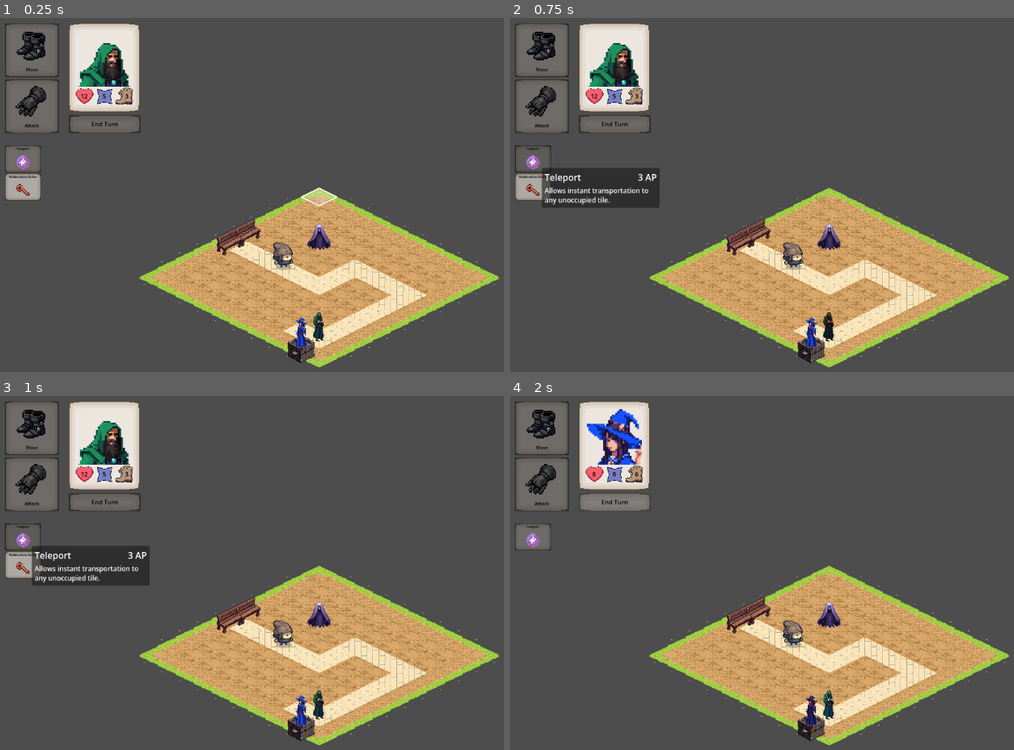
Above: before the commit, frames 1-4 (two rows, left to right).
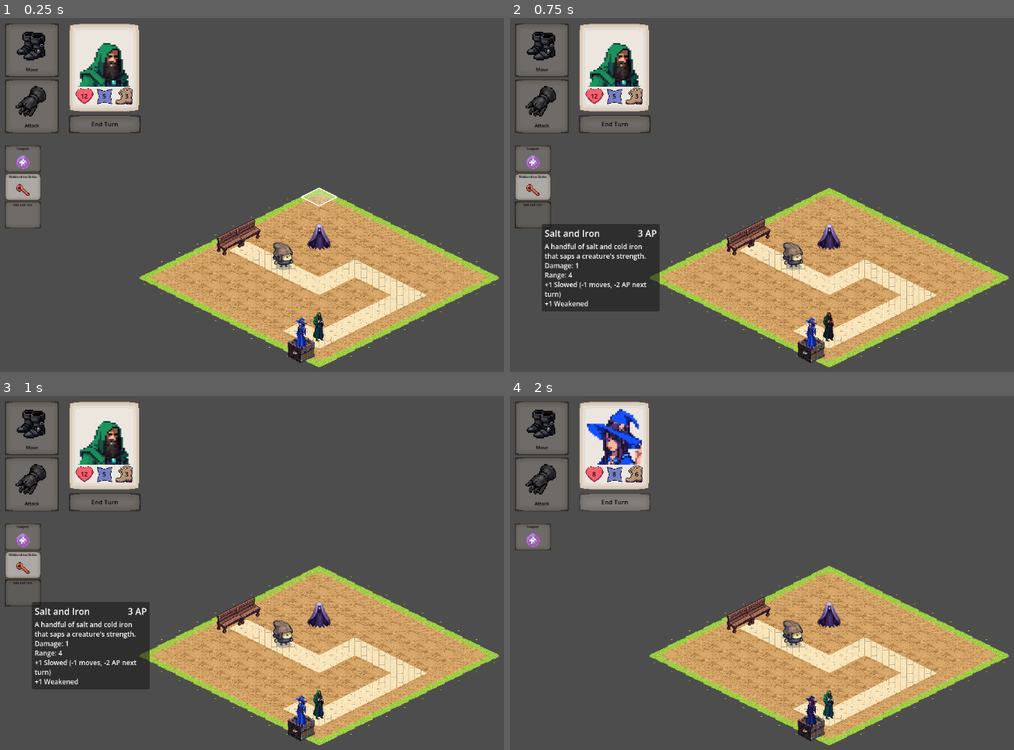
Above: after the commit, the same moments.

Repository: thesackofeyes/Spooks
Game: Godot game, scene res://Scenes/main.tscn
Same seed, same stepped clock (60 frames per second), same inputs: the game is played once before the commit and once after it.
Inputs:
- Up to frame 1 (0.25 s): no input
- Up to frame 2 (0.75 s): click "Teleport" (after the commit: "Salt and Iron") at 0.5 s
- Up to frame 3 (1 s): no input
- Up to frame 4 (2 s): click "End Turn" at 1.25 s

The runs differ from the first frame. In frame 1, 0.5% of the frame differs, in the area x 0-9%, y 51-60%; in frame 2, 7.8%, in the area x 0-30%, y 42-83%; in frame 3, 7.8%; in frame 4, nothing differs.

Commit message:
Implement salt and iron ability, including slow and weakened states

Diff:
--- /dev/null
+++ b/Abilities/salt_and_iron.tres
@@ -0,0 +1,15 @@
+[gd_resource type="Resource" script_class="Ability" format=3]
+
+[ext_resource type="Script" uid="uid://bp34lrn2n88r5" path="res://Scripts/ability.gd" id="1_ability"]
+[ext_resource type="Script" path="res://Scripts/Abilities/salt_and_iron.gd" id="2_effect"]
+
+[resource]
+script = ExtResource("1_ability")
+ability_script = ExtResource("2_effect")
+name = "Salt and Iron"
+icon_x = 2
+description = "A handful of salt and cold iron that saps a creature's strength."
+ability_range = 4
+damage = 1
+cost = 3
+compatible_subclasses = Array[String](["All"])
--- a/Scripts/Abilities/attack_effect.gd
+++ b/Scripts/Abilities/attack_effect.gd
@@ -8,8 +8,13 @@
 func get_range() -> int:
 	return ability.ability_range + caster.get_range_bonus()
 
-func get_damage() -> int:
-	return ability.damage + caster.get_damage_bonus()
+# Base damage plus the caster's strength bonus, plus the target's Weakened stacks when
+# there is a target. Tooltips call this without one, so they show the unmodified damage
+func get_damage(target_unit: Unit = null) -> int:
+	var damage = ability.damage + caster.get_damage_bonus()
+	if target_unit != null:
+		damage += target_unit.weakened_stacks
+	return damage
 
 func get_tooltip_body() -> String:
 	return "Damage: " + str(get_damage()) + "\nRange: " + str(get_range())
@@ -36,5 +41,6 @@
 	return ""
 
 func execute(target: Vector2i) -> void:
-	combat.get_unit_at_cell(target).process_damage(get_damage(), caster)
+	var target_unit = combat.get_unit_at_cell(target)
+	target_unit.process_damage(get_damage(target_unit), caster)
 	caster.has_attacked = true
--- /dev/null
+++ b/Scripts/Abilities/salt_and_iron.gd
@@ -0,0 +1,17 @@
+# Ranged token-damage attack that adds a stack of Slowed (fewer moves and less AP next turn)
+# and a stack of Weakened (more damage taken for the rest of the fight).
+# Doesn't use up the caster's basic attack
+extends "res://Scripts/Abilities/attack_effect.gd"
+
+func get_tooltip_body() -> String:
+	return ability.description + "\nDamage: " + str(get_damage()) + "\nRange: " + str(get_range()) \
+		+ "\n+1 Slowed (-%d moves, -%d AP next turn)\n+1 Weakened" % [Unit.SLOWED_MOVE_PENALTY, Unit.SLOWED_AP_PENALTY]
+
+func execute(target: Vector2i) -> void:
+	var target_unit = combat.get_unit_at_cell(target)
+	# Damage before stacking, so this hit isn't boosted by its own Weakened
+	target_unit.process_damage(get_damage(target_unit), caster)
+	if target_unit.is_defeated():
+		return
+	target_unit.slowed_stacks += 1
+	target_unit.weakened_stacks += 1
--- a/Scripts/Abilities/widdershins_strike.gd
+++ b/Scripts/Abilities/widdershins_strike.gd
@@ -56,4 +56,5 @@
 	var route = get_route(target).slice(1)
 	var tween = combat.tween_along_path(caster, route, get_step_duration(), -1, -0.5, Tween.TRANS_LINEAR)
 	await tween.finished
-	combat.get_unit_at_cell(target).process_damage(get_damage(), caster)
+	var target_unit = combat.get_unit_at_cell(target)
+	target_unit.process_damage(get_damage(target_unit), caster)
--- a/Scripts/combat.gd
+++ b/Scripts/combat.gd
@@ -138,8 +138,15 @@
 
 func show_unit_info(unit) -> void:
 	var unit_bodyA = "HP: %d/%d" % [unit.current_hp, unit.data.base_hp]
-	var unit_bodyB = "%s" % [unit.data.flavour_text]
-	TooltipManager.show_tooltip(unit.get_display_name(), unit_bodyA, unit_bodyB)
+	var lines = []
+	if unit.weakened_stacks > 0:
+		lines.append("Weakened x%d: takes +%d damage" % [unit.weakened_stacks, unit.weakened_stacks])
+	if unit.slowed_stacks > 0:
+		lines.append("Slowed x%d: -%d moves, -%d AP next turn" % [unit.slowed_stacks,
+			unit.slowed_stacks * Unit.SLOWED_MOVE_PENALTY, unit.slowed_stacks * Unit.SLOWED_AP_PENALTY])
+	if unit.data.flavour_text != "":
+		lines.append(unit.data.flavour_text)
+	TooltipManager.show_tooltip(unit.get_display_name(), unit_bodyA, "\n".join(lines))
 
 # Colours the hover tile and preview from the selected action:
 # its own colour when the hovered target is valid, red when it isn't
--- a/Scripts/unit.gd
+++ b/Scripts/unit.gd
@@ -4,6 +4,10 @@
 @export var data: UnitData
 
 const DEFEATED_MODULATE := Color(0.4, 0.4, 0.4, 0.6)
+
+# Taken off the unit's next turn per stack of Slowed
+const SLOWED_MOVE_PENALTY := 1
+const SLOWED_AP_PENALTY := 2
 
 signal stats_changed(unit)
 signal defeated(unit, attacker)
@@ -29,6 +33,16 @@
 var has_attacked: bool = false:
 	set(value):
 		has_attacked = value
+		stats_changed.emit(self)
+# Each stack adds 1 to the damage this unit takes. Lasts the rest of the fight
+var weakened_stacks: int = 0:
+	set(value):
+		weakened_stacks = value
+		stats_changed.emit(self)
+# Each stack reduces moves and AP gain on this unit's next turn. All stacks clear when that turn starts
+var slowed_stacks: int = 0:
+	set(value):
+		slowed_stacks = value
 		stats_changed.emit(self)
 
 func _ready() -> void:
@@ -57,8 +71,9 @@
 	change_state("Idle")
 	sprite_animation_player.play("active_unit")
 	# Refresh per-turn resources. AP is added to (unspent AP carries over)
-	update_ap(data.stamina)
-	current_moves = data.speed
+	update_ap(max(data.stamina - slowed_stacks * SLOWED_AP_PENALTY, 0))
+	current_moves = max(data.speed - slowed_stacks * SLOWED_MOVE_PENALTY, 0)
+	slowed_stacks = 0
 	has_attacked = false
 
 func end_turn():
--- a/Units/Allies/spook.tres
+++ b/Units/Allies/spook.tres
@@ -4,6 +4,7 @@
 [ext_resource type="Script" uid="uid://ckohomhh5krns" path="res://Scripts/unit_data.gd" id="2_tuka3"]
 [ext_resource type="Resource" uid="uid://b7s42xbh8d7y2" path="res://Abilities/teleport.tres" id="2_uuy8a"]
 [ext_resource type="Resource" uid="uid://vyqwxu8evpb0" path="res://Abilities/widdershins_strike.tres" id="3_uuy8a"]
+[ext_resource type="Resource" path="res://Abilities/salt_and_iron.tres" id="4_salt"]
 [ext_resource type="Texture2D" uid="uid://cf5q5x0fc1byy" path="res://Assets/Characters/spook.png" id="5_md4tb"]
 
 [resource]
@@ -13,5 +14,5 @@
 start_position = Vector2i(1, 1)
 unit_class = "Spook"
 unit_subclass = "Apprentice"
-abilities = Array[ExtResource("1_t6ogp")]([ExtResource("2_uuy8a"), ExtResource("3_uuy8a")])
+abilities = Array[ExtResource("1_t6ogp")]([ExtResource("2_uuy8a"), ExtResource("3_uuy8a"), ExtResource("4_salt")])
 metadata/_custom_type_script = "uid://ckohomhh5krns"
Binary file changed: Assets/Aesprite/character portraits.aseprite
Not shown, added: Scripts/Abilities/salt_and_iron.gd.uid
Not shown, changed: Todos.txt
